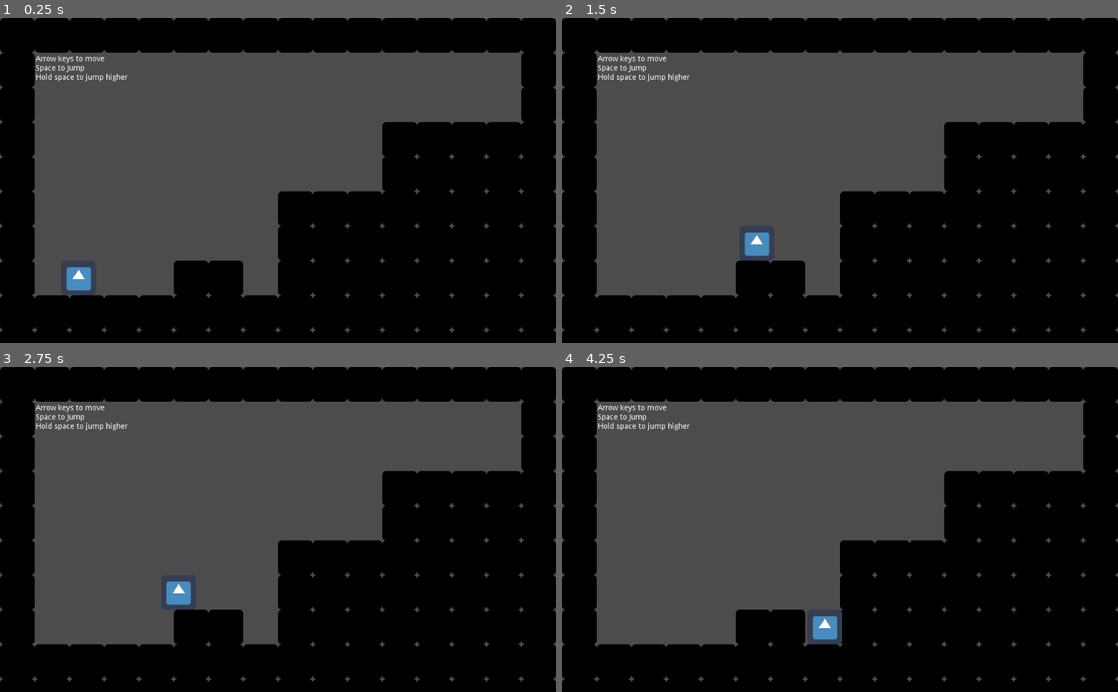
Above: before the commit, frames 1-4 (two rows, left to right).
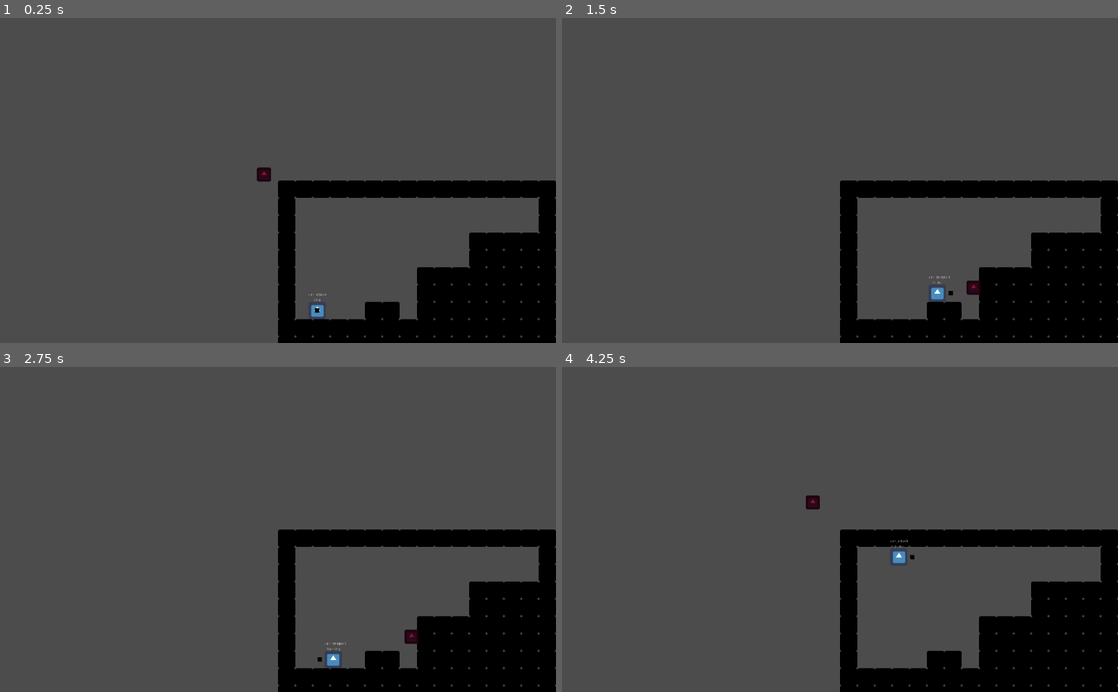
Above: after the commit, the same moments.

Repository: ampert/tonk-prototype
Game: Godot game, scene res://Scenes/Levels/Level1.tscn
Two runs of this game, one before a commit and one after it. Both use one fixed random seed, a clock stepped at 60 frames per second and the inputs below. The engine's default icon, where the game draws it, is replaced by a stand-in: a white triangle on a blue panel in a dark square.
Inputs:
- Up to frame 1 (0.25 s): no input
- Up to frame 2 (1.5 s): tap Enter (ui_accept) at 0.5, 0.77, 1.25 s; hold Right (ui_right) from 0.53 s (still down); tap Tab (ui_focus_next) at 0.6 s; tap Space (ui_select, bound only before the commit) at 0.8, 1.35 s
- Up to frame 3 (2.75 s): tap Enter (ui_accept) at 1.52 s; tap Tab (ui_focus_next) at 1.55, 2.1 s; release Right (ui_right) at 2.03 s; hold Left (ui_left) from 2.03 s (still down); tap Space (ui_select, bound only before the commit) at 2.3 s
- Up to frame 4 (4.25 s): release Left (ui_left) at 2.78 s; hold Right (ui_right) from 2.78 s (still down); tap Space (ui_select, bound only before the commit) at 2.85, 3.8 s; tap Enter (ui_accept) at 3.02, 3.77 s; tap Tab (ui_focus_next) at 3.05, 3.6 s; tap Escape (ui_cancel) at 4.15 s

The runs differ from the first frame. In frame 1, 44% of the frame differs, in the area x 0-100%, y 0-100%; in frame 2, 43%; in frame 3, 43%; in frame 4, 44%.

Commit message:
Aiming and teleporting

Diff:
--- a/godot/Scenes/Levels/Level1.tscn
+++ b/godot/Scenes/Levels/Level1.tscn
@@ -1,24 +1,20 @@
-[gd_scene load_steps=3 format=2]
+[gd_scene load_steps=4 format=2]
 
 [ext_resource path="res://Scenes/Player/Player.tscn" type="PackedScene" id=1]
-[ext_resource path="res://Scenes/Tilemap.tscn" type="PackedScene" id=2]
+[ext_resource path="res://Scenes/NormalBox.tscn" type="PackedScene" id=2]
+[ext_resource path="res://Scenes/Projectile/Projectile.tscn" type="PackedScene" id=3]
 
 [node name="Level1" type="Node2D"]
 
-[node name="Tilemap" parent="." instance=ExtResource( 2 )]
+[node name="NormalBox" parent="." instance=ExtResource( 2 )]
 tile_data = PoolIntArray( 0, 0, 0, 1, 0, 0, 2, 0, 0, 3, 0, 0, 4, 0, 0, 5, 0, 0, 6, 0, 0, 7, 0, 0, 8, 0, 0, 9, 0, 0, 10, …(1133 unchanged characters)…
 
 [node name="Player" parent="." instance=ExtResource( 1 )]
 position = Vector2( 144.634, 449.039 )
 
-[node name="Label" type="Label" parent="."]
-margin_left = 66.0
-margin_top = 69.0
-margin_right = 243.0
-margin_bottom = 161.0
-text = "Arrow keys to move
-Space to Jump
-Hold space to jump higher"
-__meta__ = {
-"_edit_use_anchors_": false
-}
+[node name="Projectile" parent="." instance=ExtResource( 3 )]
+position = Vector2( -51.449, -21.9897 )
+
+[node name="Camera2D" type="Camera2D" parent="."]
+current = true
+zoom = Vector2( 2, 2 )
--- a/godot/Scenes/Tilemap.tscn
+++ b/godot/Scenes/NormalBox.tscn
@@ -16,18 +16,19 @@
 0/navigation_offset = Vector2( 0, 0 )
 0/shape_offset = Vector2( 0, 0 )
 0/shape_transform = Transform2D( 1, 0, 0, 1, 0, 0 )
-0/shape = SubResource( 2 )
+0/shape = SubResource( 1 )
 0/shape_one_way = false
 0/shape_one_way_margin = 1.0
 0/shapes = [ {
 "autotile_coord": Vector2( 0, 0 ),
 "one_way": false,
 "one_way_margin": 1.0,
-"shape": SubResource( 2 ),
+"shape": SubResource( 1 ),
 "shape_transform": Transform2D( 1, 0, 0, 1, 0, 0 )
 } ]
 0/z_index = 0
 
-[node name="Tilemap" type="TileMap"]
-tile_set = SubResource( 1 )
+[node name="NormalBox" type="TileMap"]
+tile_set = SubResource( 2 )
+collision_mask = 3
 format = 1
--- a/godot/Scenes/Player/Player.gd
+++ b/godot/Scenes/Player/Player.gd
@@ -5,29 +5,46 @@
 const MAX_DOWN_SPEED = 1500
 const JUMP_FORCE = 1300.0
 const FLOOR = Vector2(0,-1)
+const AIM_POSITION = 50
 
 const SHURIKEN_SPEED = 400
 
 var velocity = Vector2()
-var is_attacking = false
-var is_looking_up = false
+var projectile_reset = true
+var direction = "none"
+export var attack_status = "can_attack"
+export var player_status = "Idle"
+var can_move = true
 
 onready var sprite = $Sprite
 
-func _physics_process(delta):
+func _physics_process(_delta):
+	cannot_move()
+	if can_move:
+		character_movement()
+	aiming()
+	attack()
+	teleport()
+	return_projectile()
+	$Label.text = player_status
+	$Label2.text = attack_status
 
+func character_movement():
 	# Character Movement
 	var x_input = Input.get_action_strength("ui_right") - Input.get_action_strength("ui_left")
 	if x_input != 0:
 		sprite.flip_h = x_input < 0
 		velocity.x = x_input * SPEED
+		player_status = "Running"
 	else:
 		velocity.x = 0
+		player_status = "Idle"
 
 	if is_on_floor():
 		if Input.is_action_just_pressed("ui_accept"):
 			velocity.y = -JUMP_FORCE
 	else:
+		player_status = "In Air"
 		if Input.is_action_just_released("ui_accept") and velocity.y < -JUMP_FORCE / 3:
 				velocity.y = -JUMP_FORCE / 3
 
@@ -37,3 +54,57 @@
 		velocity.y += GRAVITY
 
 	velocity = move_and_slide(velocity, FLOOR)
+
+
+func aiming():
+	if Input.is_action_pressed("ui_up"):
+		$Position2D.position = Vector2(0,-AIM_POSITION)
+		direction = "U"
+	if Input.is_action_pressed("ui_left"):
+		$Position2D.position = Vector2(-AIM_POSITION,0)
+		direction = "L"
+	if Input.is_action_pressed("ui_right"):
+		$Position2D.position = Vector2(AIM_POSITION,0)
+		direction = "R"
+	if Input.is_action_pressed("ui_down"):
+		$Position2D.position = Vector2(0,AIM_POSITION)
+		direction = "D"
+	if Input.is_action_pressed("ui_up") && Input.is_action_pressed("ui_left"):
+		$Position2D.position = Vector2(-AIM_POSITION,-AIM_POSITION)
+		direction = "UL"
+	if Input.is_action_pressed("ui_up") && Input.is_action_pressed("ui_right"):
+		$Position2D.position = Vector2(AIM_POSITION,-AIM_POSITION)
+		direction = "UR"
+	if Input.is_action_pressed("ui_down") && Input.is_action_pressed("ui_left"):
+		$Position2D.position = Vector2(-AIM_POSITION,AIM_POSITION)
+		direction = "DL"
+	if Input.is_action_pressed("ui_down") && Input.is_action_pressed("ui_right"):
+		$Position2D.position = Vector2(AIM_POSITION,AIM_POSITION)
+		direction = "DR"
+
+
+func attack():
+	if Input.is_action_just_pressed("ui_focus_next") && attack_status == "can_attack":
+		attack_status = "in_flight"
+		get_node("../Projectile").fire_projectile($Position2D.get_global_position(),direction)
+
+
+func teleport():
+	if Input.is_action_just_pressed("ui_select") && attack_status == "can_teleport":
+		attack_status = "can_attack"
+		position = get_node("../Projectile").position
+		get_node("../Projectile").hide_projectile()
+
+
+func return_projectile():
+	if Input.is_action_just_pressed("ui_cancel") && attack_status == "can_teleport":
+		attack_status = "can_attack"
+		get_node("../Projectile").hide_projectile()
+
+
+func cannot_move():
+	if Input.is_action_pressed("ui_page_up") && player_status != "In Air":
+		can_move = false
+		player_status = "Aiming"
+	else:
+		can_move = true
--- a/godot/Scenes/Player/Player.tscn
+++ b/godot/Scenes/Player/Player.tscn
@@ -14,3 +14,32 @@
 
 [node name="CollisionShape2D" type="CollisionShape2D" parent="."]
 shape = SubResource( 1 )
+
+[node name="Position2D" type="Position2D" parent="."]
+
+[node name="Sprite" type="Sprite" parent="Position2D"]
+modulate = Color( 0, 0, 0, 1 )
+scale = Vector2( 0.25, 0.25 )
+texture = ExtResource( 1 )
+
+[node name="Label" type="Label" parent="."]
+margin_left = -31.1582
+margin_top = -45.304
+margin_right = 32.8418
+margin_bottom = -31.304
+text = "IDLE"
+align = 1
+__meta__ = {
+"_edit_use_anchors_": false
+}
+
+[node name="Label2" type="Label" parent="."]
+margin_left = -32.3866
+margin_top = -64.916
+margin_right = 31.6134
+margin_bottom = -50.916
+text = "can_attack"
+align = 1
+__meta__ = {
+"_edit_use_anchors_": false
+}
--- /dev/null
+++ b/godot/Scenes/Projectile/Projectile.gd
@@ -0,0 +1,40 @@
+extends KinematicBody2D
+
+const PROJECTILE_SPEED = 2000
+var DIAGONAL_SPEED = 1414
+var velocity = Vector2()
+var direction = ""
+
+func fire_projectile(pos_pass,dir_pass):
+	direction = dir_pass
+	position = pos_pass
+
+func hide_projectile():
+	position = Vector2(-100,-100)
+	direction = ""
+	velocity = Vector2()
+
+func _physics_process(delta):
+	match direction:
+		"U":
+			velocity = Vector2(0,-PROJECTILE_SPEED)
+		"D":
+			velocity = Vector2(0,PROJECTILE_SPEED)
+		"L":
+			velocity = Vector2(-PROJECTILE_SPEED,0)
+		"R":
+			velocity = Vector2(PROJECTILE_SPEED,0)
+		"UL":
+			velocity = Vector2(-DIAGONAL_SPEED,-DIAGONAL_SPEED)
+		"UR":
+			velocity = Vector2(DIAGONAL_SPEED,-DIAGONAL_SPEED)
+		"DL":
+			velocity = Vector2(-DIAGONAL_SPEED,DIAGONAL_SPEED)
+		"DR":
+			velocity = Vector2(DIAGONAL_SPEED,DIAGONAL_SPEED)
+	var collision = move_and_collide(velocity * delta)
+	if collision:
+		match collision.collider.name:
+			"NormalBox":
+				velocity = Vector2()
+				get_node("../Player").attack_status = "can_teleport"
--- /dev/null
+++ b/godot/Scenes/Projectile/Projectile.tscn
@@ -0,0 +1,18 @@
+[gd_scene load_steps=4 format=2]
+
+[ext_resource path="res://icon.png" type="Texture" id=1]
+[ext_resource path="res://Scenes/Projectile/Projectile.gd" type="Script" id=2]
+
+[sub_resource type="RectangleShape2D" id=1]
+extents = Vector2( 20, 20 )
+
+[node name="Projectile" type="KinematicBody2D"]
+script = ExtResource( 2 )
+
+[node name="Sprite" type="Sprite" parent="."]
+modulate = Color( 0.576471, 0.0666667, 0.152941, 1 )
+scale = Vector2( 0.8, 0.8 )
+texture = ExtResource( 1 )
+
+[node name="CollisionShape2D" type="CollisionShape2D" parent="."]
+shape = SubResource( 1 )
--- a/godot/project.godot
+++ b/godot/project.godot
@@ -14,6 +14,54 @@
 run/main_scene="res://Scenes/Levels/Level1.tscn"
 config/icon="res://icon.png"
 
+[input]
+
+ui_select={
+"deadzone": 0.5,
+"events": [ Object(InputEventJoypadButton,"resource_local_to_scene":false,"resource_name":"","device":0,"button_index":3,"pressure":0.0,"pressed":false,"script":null)
+ ]
+}
+ui_focus_next={
+"deadzone": 0.5,
+"events": [ Object(InputEventKey,"resource_local_to_scene":false,"resource_name":"","device":0,"alt":false,"shift":false,"control":false,"meta":false,"command":false,"pressed":false,"scancode":16777218,"unicode":0,"echo":false,"script":null)
+, Object(InputEventJoypadButton,"resource_local_to_scene":false,"resource_name":"","device":0,"button_index":2,"pressure":0.0,"pressed":false,"script":null)
+ ]
+}
+ui_left={
+"deadzone": 0.5,
+"events": [ Object(InputEventKey,"resource_local_to_scene":false,"resource_name":"","device":0,"alt":false,"shift":false,"control":false,"meta":false,"command":false,"pressed":false,"scancode":16777231,"unicode":0,"echo":false,"script":null)
+, Object(InputEventJoypadButton,"resource_local_to_scene":false,"resource_name":"","device":0,"button_index":14,"pressure":0.0,"pressed":false,"script":null)
+, Object(InputEventJoypadMotion,"resource_local_to_scene":false,"resource_name":"","device":0,"axis":0,"axis_value":-1.0,"script":null)
+ ]
+}
+ui_right={
+"deadzone": 0.5,
+"events": [ Object(InputEventKey,"resource_local_to_scene":false,"resource_name":"","device":0,"alt":false,"shift":false,"control":false,"meta":false,"command":false,"pressed":false,"scancode":16777233,"unicode":0,"echo":false,"script":null)
+, Object(InputEventJoypadButton,"resource_local_to_scene":false,"resource_name":"","device":0,"button_index":15,"pressure":0.0,"pressed":false,"script":null)
+, Object(InputEventJoypadMotion,"resource_local_to_scene":false,"resource_name":"","device":0,"axis":0,"axis_value":1.0,"script":null)
+ ]
+}
+ui_up={
+"deadzone": 0.5,
+"events": [ Object(InputEventKey,"resource_local_to_scene":false,"resource_name":"","device":0,"alt":false,"shift":false,"control":false,"meta":false,"command":false,"pressed":false,"scancode":16777232,"unicode":0,"echo":false,"script":null)
+, Object(InputEventJoypadButton,"resource_local_to_scene":false,"resource_name":"","device":0,"button_index":12,"pressure":0.0,"pressed":false,"script":null)
+, Object(InputEventJoypadMotion,"resource_local_to_scene":false,"resource_name":"","device":0,"axis":1,"axis_value":-1.0,"script":null)
+ ]
+}
+ui_down={
+"deadzone": 0.5,
+"events": [ Object(InputEventKey,"resource_local_to_scene":false,"resource_name":"","device":0,"alt":false,"shift":false,"control":false,"meta":false,"command":false,"pressed":false,"scancode":16777234,"unicode":0,"echo":false,"script":null)
+, Object(InputEventJoypadButton,"resource_local_to_scene":false,"resource_name":"","device":0,"button_index":13,"pressure":0.0,"pressed":false,"script":null)
+, Object(InputEventJoypadMotion,"resource_local_to_scene":false,"resource_name":"","device":0,"axis":1,"axis_value":1.0,"script":null)
+ ]
+}
+ui_page_up={
+"deadzone": 0.5,
+"events": [ Object(InputEventKey,"resource_local_to_scene":false,"resource_name":"","device":0,"alt":false,"shift":false,"control":false,"meta":false,"command":false,"pressed":false,"scancode":16777235,"unicode":0,"echo":false,"script":null)
+, Object(InputEventJoypadButton,"resource_local_to_scene":false,"resource_name":"","device":0,"button_index":7,"pressure":0.0,"pressed":false,"script":null)
+ ]
+}
+
 [physics]
 
 common/enable_pause_aware_picking=true
Not shown: 1 places in godot/Scenes/NormalBox.tscn that only renumber resources
